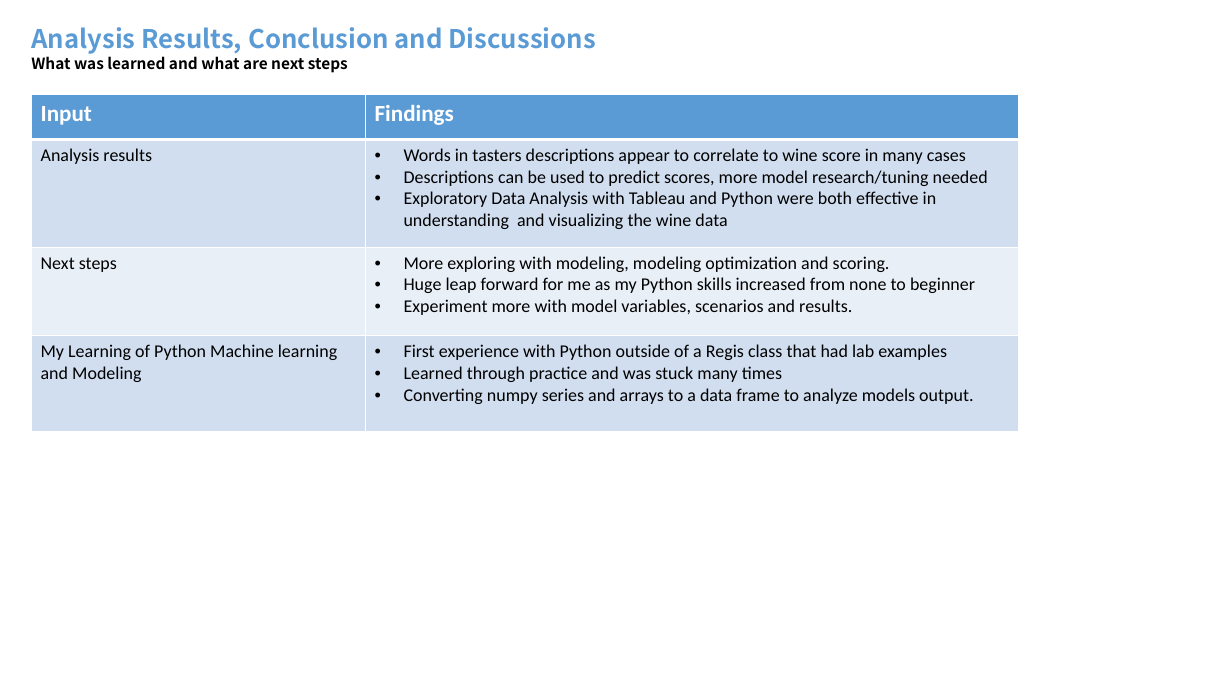
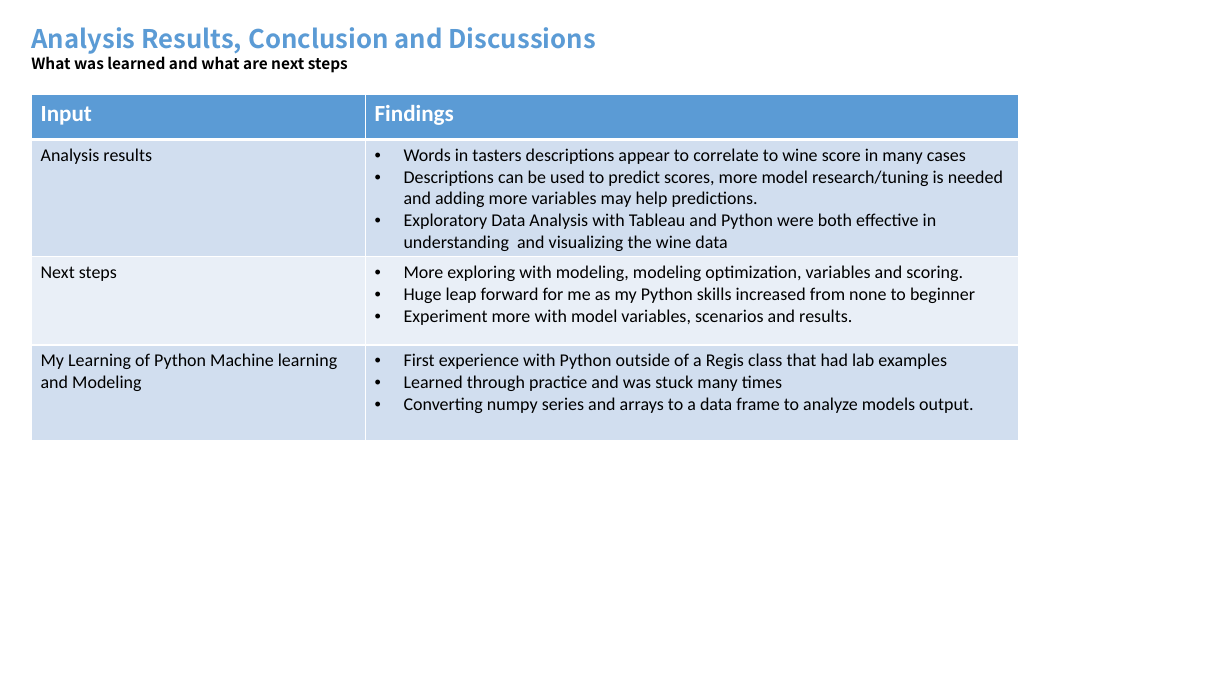
Before and after one commit to mdegrado/Wine-reviews-analysis-and-visualization, a slide deck: slide 19 of winereviews/Wine Reviews Analysis and Visualization.pptx (slide 20 before the commit). Drawn at 1232x693 pixels with LibreOffice and Linux fonts; fonts in the diff are those of the drawing. Boxes give left, top, right and bottom in pixels: in the first picture for what was removed or moved away, otherwise in the second. Text is boxed around its words. In the diff, an @@ line names an element or a change of style, - is before the commit and + after.

```diff
--- a/winereviews/Wine Reviews Analysis and Visualization.pptx
+++ b/winereviews/Wine Reviews Analysis and Visualization.pptx
@@ table at [31,95,1019,441] @@
-row 2, column 2: Words in tasters descriptions appear to correlate to wine score in many cases / Descriptions can be used to predict scores, more model research/tuning needed / Exploratory Data Analysis with Tableau and Python were both effective in understanding and visualizing the wine data
+row 2, column 2: Words in tasters descriptions appear to correlate to wine score in many cases / Descriptions can be used to predict scores, more model research/tuning is needed and adding more variables may help predictions. / Exploratory Data Analysis with Tableau and Python were both effective in understanding and visualizing the wine data
-row 3, column 2: More exploring with modeling, modeling optimization and scoring. / Huge leap forward for me as my Python skills increased from none to beginner / Experiment more with model variables, scenarios and results.
+row 3, column 2: More exploring with modeling, modeling optimization, variables and scoring. / Huge leap forward for me as my Python skills increased from none to beginner / Experiment more with model variables, scenarios and results.
```
Also in this commit, not shown: 7 other slides changed, 2 slides removed.
